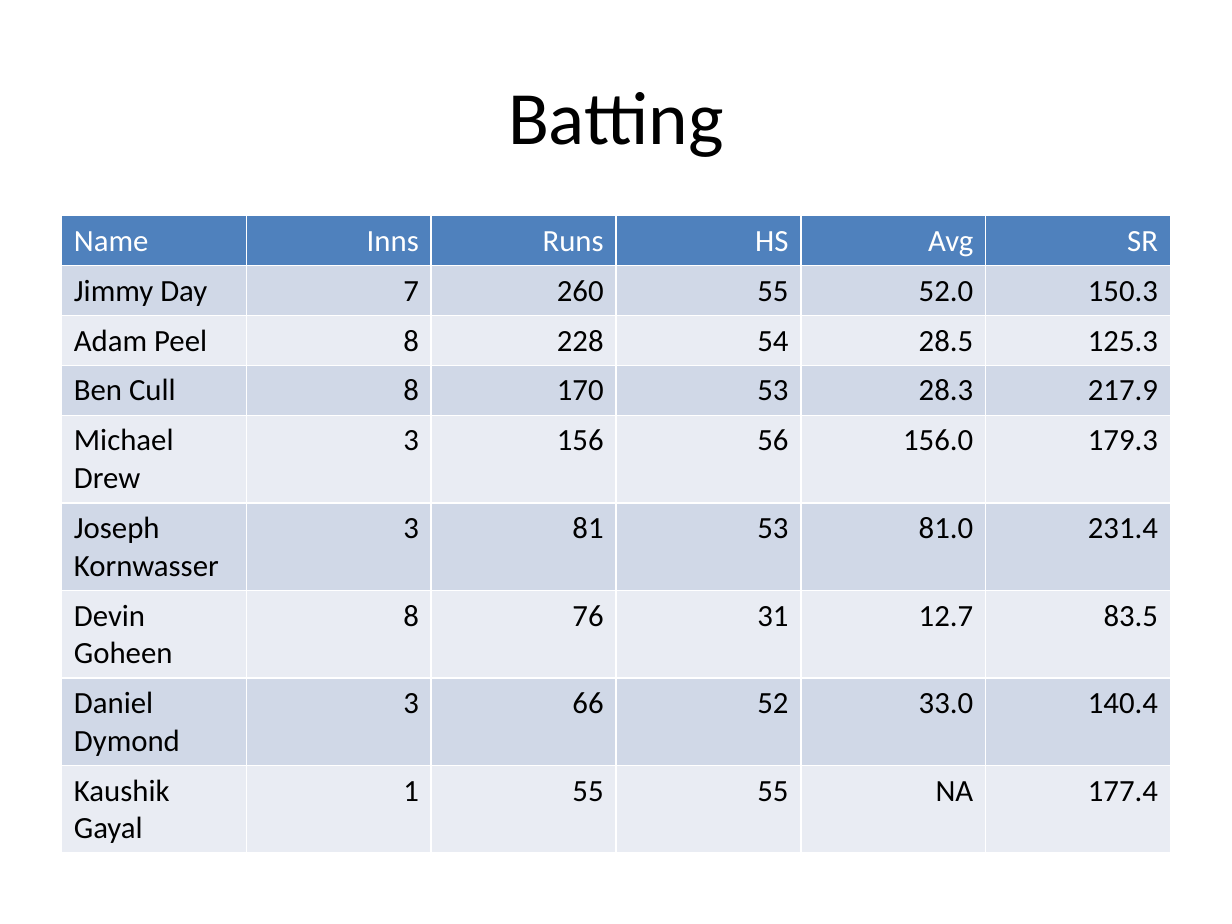
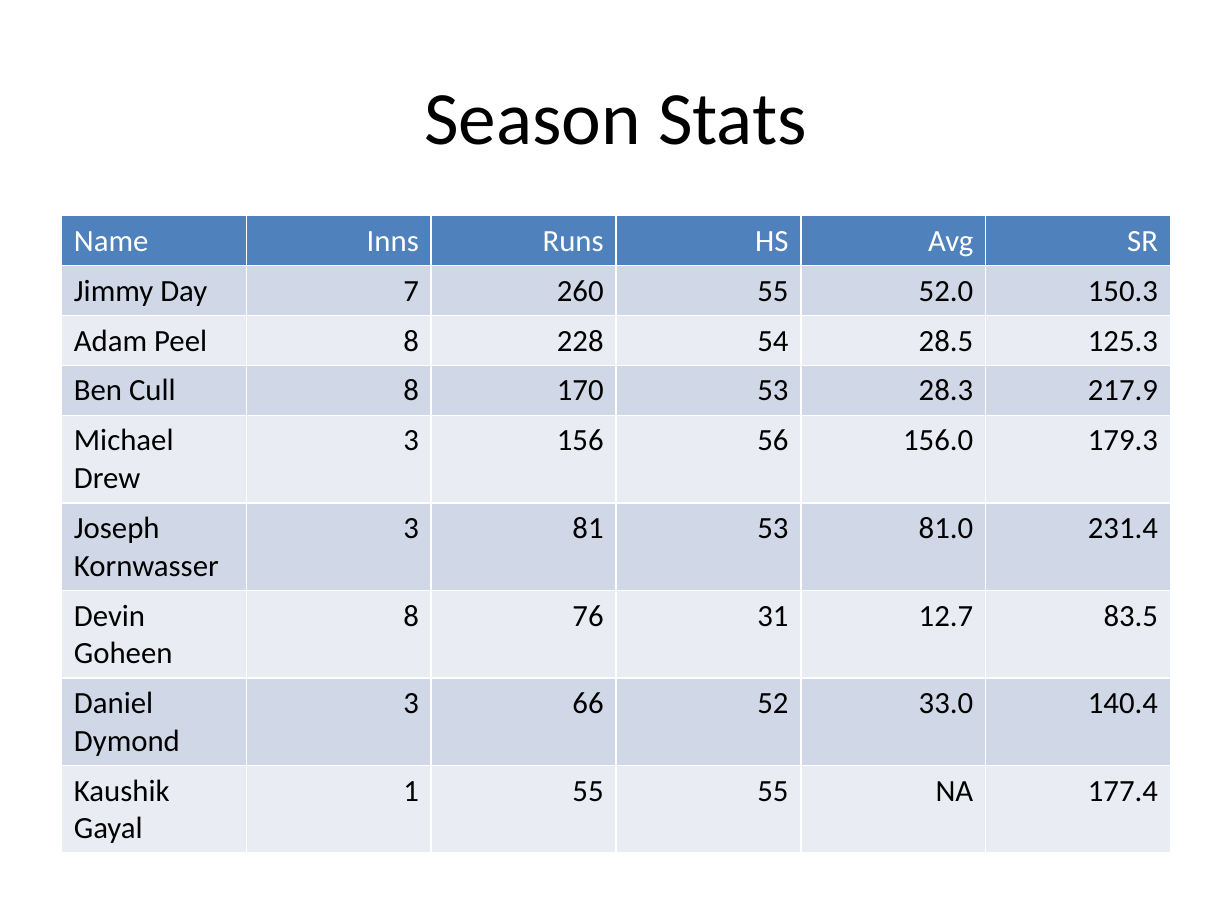
Before and after one commit to jimmyday12/nutty-cuckoo-super-kings, a slide deck: slide 2 of docs/presentations/preso-summer-2021.pptx (slide 7 before the commit). Drawn at 1232x924 pixels with LibreOffice and Linux fonts; fonts in the diff are those of the drawing. Boxes give left, top, right and bottom in pixels: in the first picture for what was removed or moved away, otherwise in the second. Text is boxed around its words. In the diff, an @@ line names an element or a change of style, - is before the commit and + after.

```diff
--- a/docs/presentations/preso-summer-2021.pptx
+++ b/docs/presentations/preso-summer-2021.pptx
@@ title at (424, 95, 807, 145): text changed @@
-Batting
+Season Stats
```
Also in this commit, not shown: 4 other slides changed, 6 slides removed, 9 other files.
